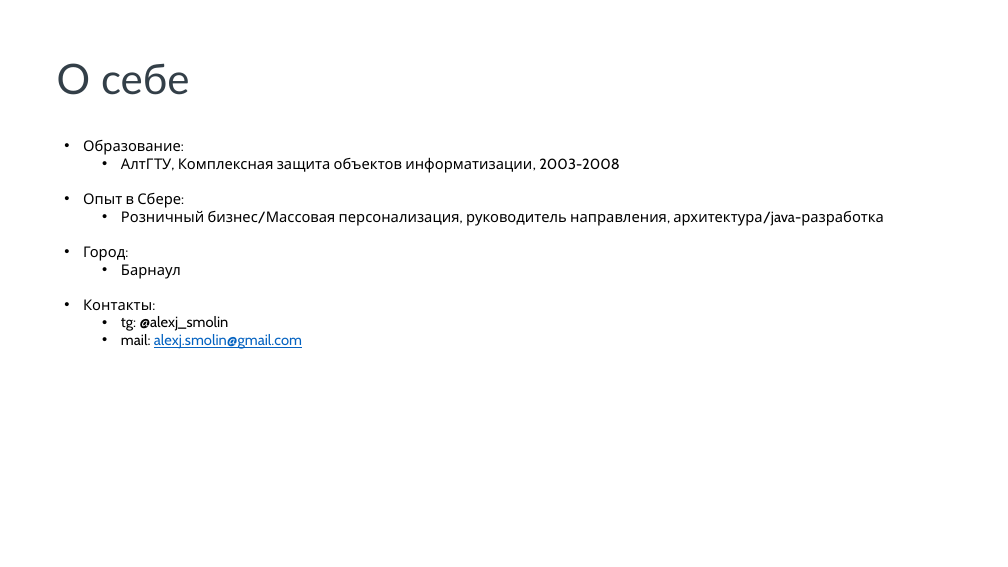
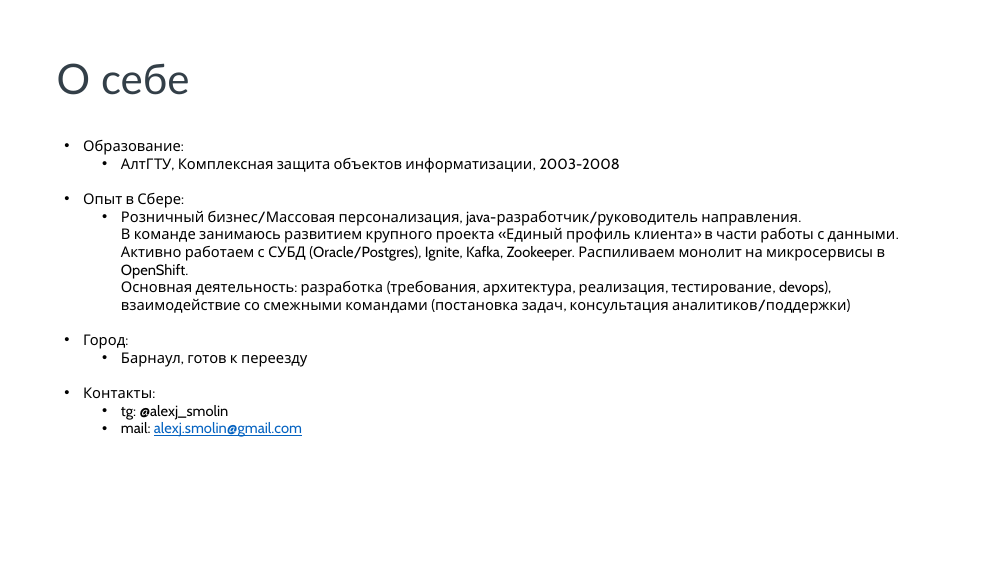
Before and after one commit to alexj-smolin/ds-school-project, a slide deck: slide 2 of references/Презентация проекта.pptx. Drawn at 1008x567 pixels with LibreOffice and Linux fonts; fonts in the diff are those of the drawing; background and template pictures are left out. Boxes give left, top, right and bottom in pixels: in the first picture for what was removed or moved away, otherwise in the second. Text is boxed around its words. In the diff, an @@ line names an element or a change of style, - is before the commit and + after.

```diff
--- a/references/Презентация проекта.pptx
+++ b/references/Презентация проекта.pptx
@@ text at [121, 211, 896, 314]: text changed @@
-  • Розничный бизнес/Массовая персонализация, руководитель направления, архитектура/java-разработка
+  • Розничный бизнес/Массовая персонализация, java-разработчик/руководитель направления.
+    В команде занимаюсь развитием крупного проекта «Единый профиль клиента» в части работы с данными. Активно работаем с СУБД (Oracle/Postgres), Ignite, Kafka, Zookeeper. Распиливаем монолит на микросервисы в OpenShift.
+    Основная деятельность: разработка (требования, архитектура, реализация, тестирование, devops), взаимодействие со смежными командами (постановка задач, консультация аналитиков/поддержки)
@@ text at [121, 352, 307, 367]: text changed @@
-  • Барнаул
+  • Барнаул, готов к переезду
```
Also in this commit, not shown: 6 other slides changed, 13 other files.
